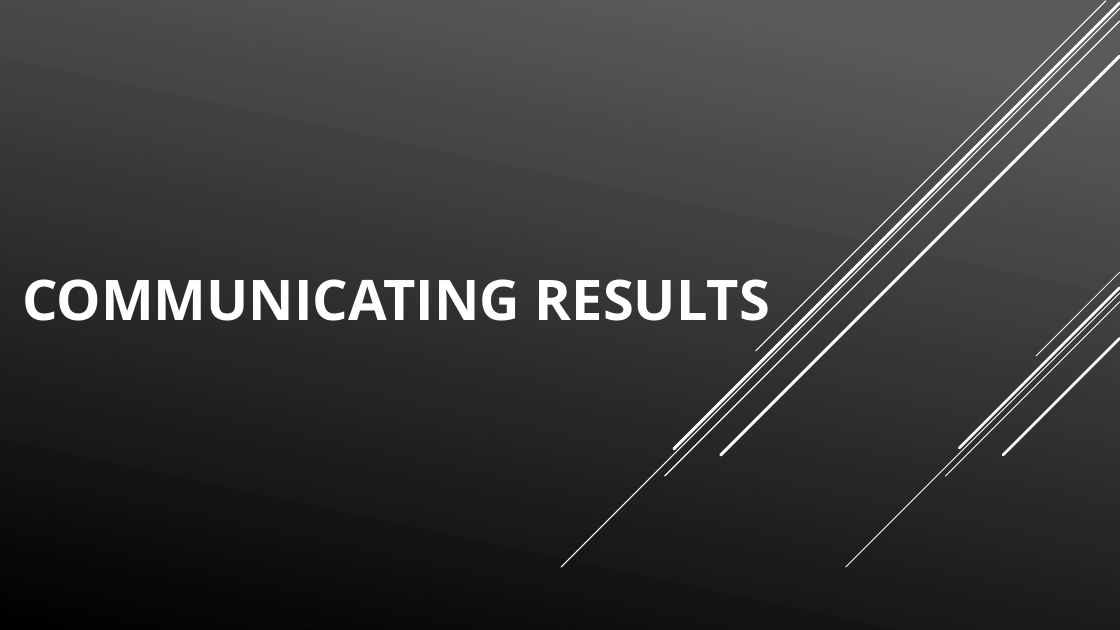
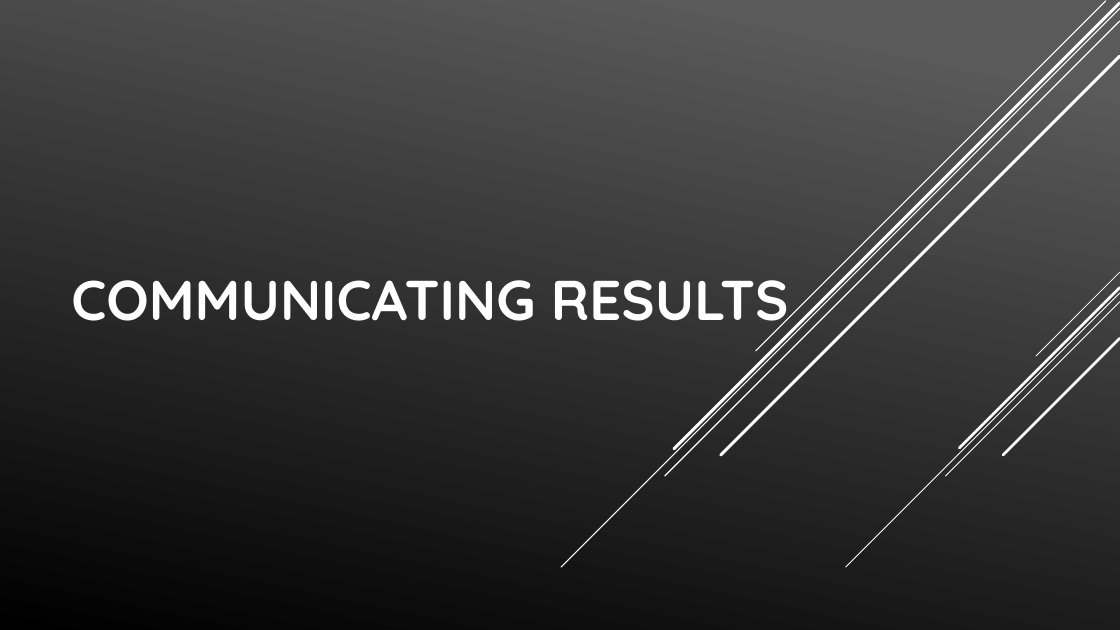
Before and after one commit to MohammadGhanaym/Data-Analysis-Projects, a slide deck: slide 9 of Addressing HR Workforce Challenges/Addressing HR Workforce Challenges.pptx. Drawn at 1120x630 pixels with LibreOffice and Linux fonts; fonts in the diff are those of the drawing; background and template pictures are left out. Boxes give left, top, right and bottom in pixels: in the first picture for what was removed or moved away, otherwise in the second. Text is boxed around its words. In the diff, an @@ line names an element or a change of style, - is before the commit and + after.

```diff
--- a/Addressing HR Workforce Challenges/Addressing HR Workforce Challenges.pptx
+++ b/Addressing HR Workforce Challenges/Addressing HR Workforce Challenges.pptx
@@ text "COMMUNICATING RESULTS": place and size @@
-text "COMMUNICATING RESULTS" at <box>22,279,770,321</box>
+text "COMMUNICATING RESULTS" at <box>71,280,789,335</box>
@@ text "COMMUNICATING RESULTS" at <box>71,280,789,335</box>: font Open Sans to Quicksand @@
```
Also in this commit, not shown: 6 other slides changed, 1 slide added, 10 other files.
